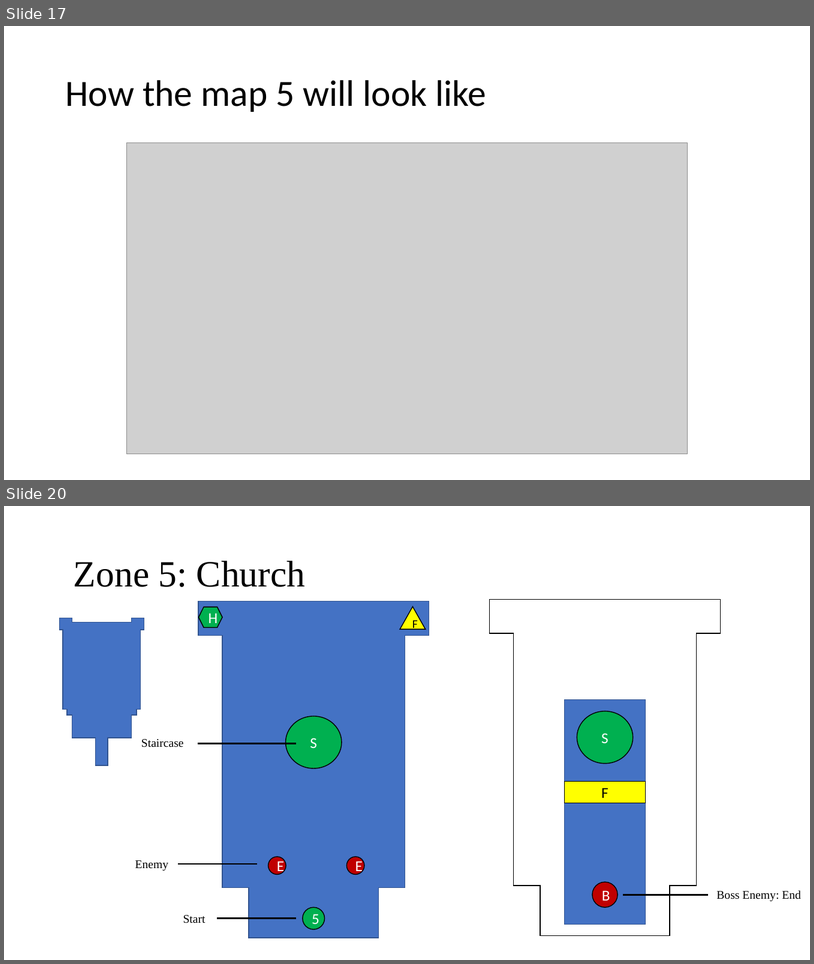
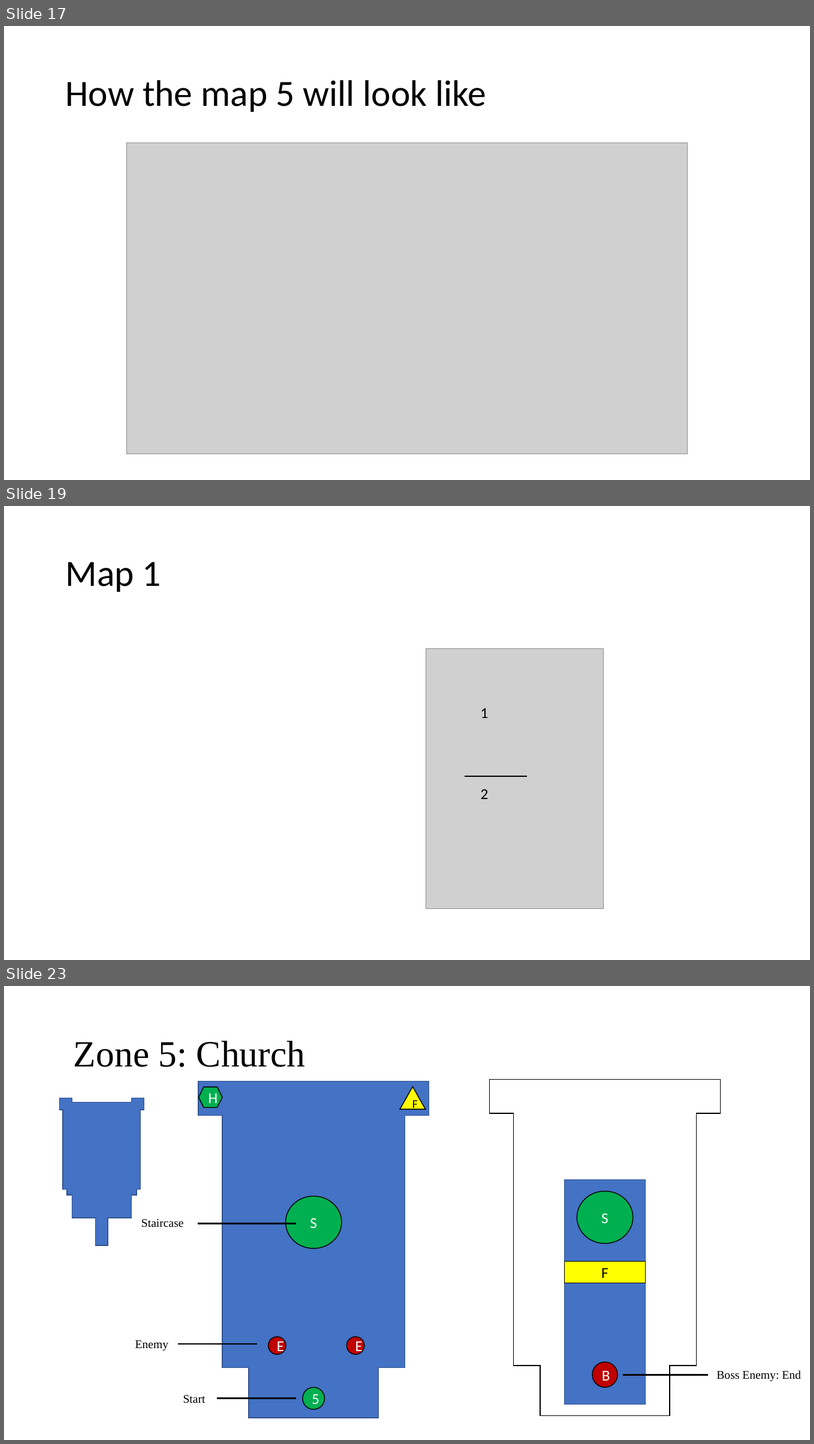
Before and after one commit to PlaceholderGames/2020-yr1-group-6, a slide deck: Graphics/Map/Eldritch Horror Zone Layouts.pptx. Shown one above the other, each under a label of ours: slides 17 and 20 before the commit, slides 17, 19 and 23 after it; the slides between them are not shown. The pictures are 814x964 and 814x1444 pixels, drawn with LibreOffice and Linux fonts; fonts in the diff are those of the drawing; grey boxes stand for pictures. Boxes give left, top, right and bottom in pixels: in the first picture for what was removed or moved away, otherwise in the second. Text is boxed around its words. In the diff, an @@ line names an element or a change of style, - is before the commit and + after.

```diff
--- a/Graphics/Map/Eldritch Horror Zone Layouts.pptx
+++ b/Graphics/Map/Eldritch Horror Zone Layouts.pptx
@@ slide 19 added at [4,506,810,960], background #FFFFFF @@
@@ title added at [65,562,161,592], 44 pt, text #000000 @@
+Map 1
@@ picture added at [426,648,604,908] @@
@@ text added at [481,708,489,718], 18 pt, text #000000 @@
+1
@@ line added from (465, 777) to (528, 777), #000000 1.5 pt @@
@@ text added at [481,789,489,799], 18 pt, text #000000 @@
+2
@@ what was slide 20 is now slide 23 @@
```
Also in this commit, not shown: 1 slide changed, 3 other slides added, 1 slide removed, 34 other files.
